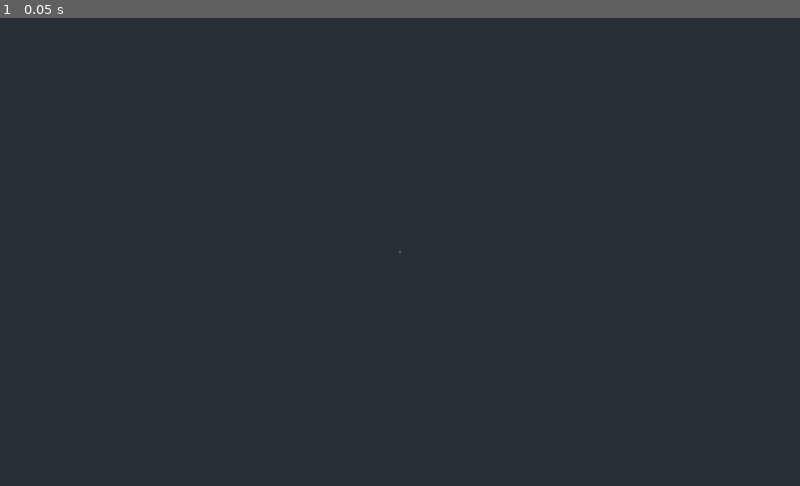
Above: before the commit, frame 1.
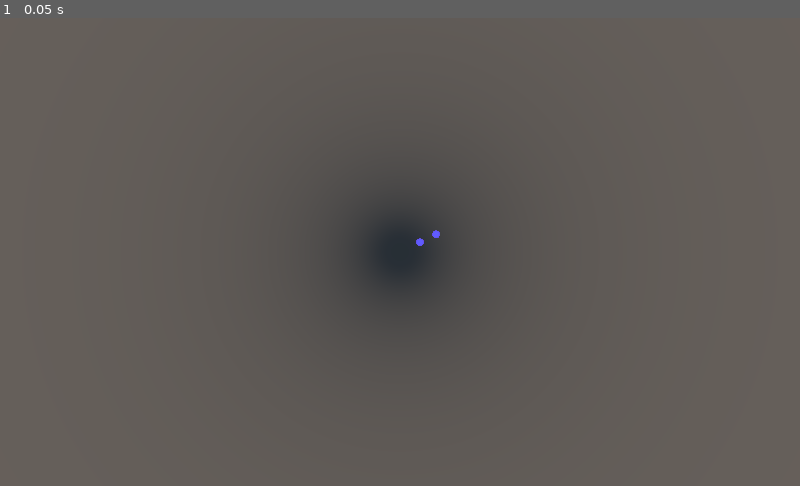
Above: after the commit, the same moment.

Repository: janmagtoast/Godot_Custom_Area_based_CD
Game: Godot game, scene res://notwritingwholecollisionsystem.tscn
Two runs of this game, one before a commit and one after it. Both use one fixed random seed, a clock stepped at 60 frames per second and the inputs below.
Inputs:
- Up to frame 1 (0.05 s): no input

The runs differ from the first frame. In frame 1, 98% of the frame differs, in the area x 0-100%, y 0-100%.
Error before the commit: Parse Error: Expected indented block after "for". (res://notwritingwholecd.gd:37)

Commit message:
wanted to push

Diff:
--- a/Pointer.tscn
+++ b/Pointer.tscn
@@ -13,7 +13,6 @@
 emission_on_uv2 = false
 
 [node name="Pointer" type="MeshInstance"]
-visible = false
 layers = 2147483649
 mesh = SubResource( 1 )
 material/0 = SubResource( 2 )
--- a/notwritingwholecd.gd
+++ b/notwritingwholecd.gd
@@ -4,17 +4,17 @@
 
 export var inputVelocity = Vector3()
 
-var x = 0
+var x = 2.5
 var y = 0
 
 
-func _input(event):
-	x = -Input.get_action_strength("ui_left") + Input.get_action_strength("ui_right")
-	y = -Input.get_action_strength("ui_up") + Input.get_action_strength("ui_down")
+#func _input(event):
+	#x = -Input.get_action_strength("ui_left") + Input.get_action_strength("ui_right")
+	#y = -Input.get_action_strength("ui_up") + Input.get_action_strength("ui_down")
 
 func _process(delta):
 	inputVelocity = Vector3(x,0,y) * delta * 5
-
+	x = 0
 	if inputVelocity != Vector3():
 		var colShape = $CollisionShape
 		var shape = colShape.get_shape()
@@ -22,16 +22,26 @@
 		shapeQuery.set_shape(shape)
 		shapeQuery.set_transform(colShape.global_transform)
 		var moveFraction = spaceState.cast_motion(shapeQuery,inputVelocity)
-		global_transform.origin += inputVelocity*moveFraction[1]
-		if moveFraction[1] != 1:
-			global_transform.origin += inputVelocity.normalized()*shape.get_radius()
-		var remainder = inputVelocity*(1-moveFraction[1])
+		#global_transform.origin += inputVelocity#*moveFraction[1]
+		#if moveFraction[1] != 1:
+			#global_transform.origin += inputVelocity.normalized()*shape.get_radius()*0.5
+		#var remainder = inputVelocity*(1-moveFraction[1])
+
 		for i in 1:
+			delete_children($PointerStore)
 			shapeQuery.set_transform(colShape.global_transform)
 			var intersections = spaceState.collide_shape(shapeQuery,32)
 
-			#for debug purposes
+			if intersections:
+				#for debug purposes
+				var pointer = preload("res://Pointer.tscn")
+				for p in intersections.size():
+					$PointerStore.add_child(pointer.instance())
+					$PointerStore.get_child(p).transform.origin = intersections[p]
+				print(intersections)
 
-			for p in intersections.size():
 
-			print(intersections)
+static func delete_children(node):
+	for n in node.get_children():
+		node.remove_child(n)
+		n.queue_free()
--- a/notwritingwholecollisionsystem.tscn
+++ b/notwritingwholecollisionsystem.tscn
@@ -1,9 +1,10 @@
 [gd_scene load_steps=5 format=2]
 
 [ext_resource path="res://notwritingwholecd.gd" type="Script" id=1]
-[ext_resource path="res://Pointer.tscn" type="PackedScene" id=2]
+[ext_resource path="res://untitled.tscn" type="PackedScene" id=2]
 
 [sub_resource type="CylinderShape" id=1]
+height = 4.25637
 
 [sub_resource type="BoxShape" id=2]
 
@@ -16,13 +17,30 @@
 [node name="CollisionShape" type="CollisionShape" parent="Area"]
 shape = SubResource( 1 )
 
-[node name="Pointer" parent="Area" instance=ExtResource( 2 )]
+[node name="PointerStore" type="Spatial" parent="Area"]
+
+[node name="StaticBody2" type="StaticBody" parent="Area"]
+transform = Transform( 0.442304, 0, -0.896865, 0, 1, 0, 0.896865, 0, 0.442304, 1.73226, 0, 0 )
+
+[node name="CollisionShape" type="CollisionShape" parent="Area/StaticBody2"]
+shape = SubResource( 2 )
 
 [node name="StaticBody" type="StaticBody" parent="."]
-transform = Transform( 1, 0, 0, 0, 1, 0, 0, 0, 1, 4, 0, 0 )
+transform = Transform( 0.987576, 0, -0.157141, 0, 1, 0, 0.157141, 0, 0.987576, 10.3035, 0, 0 )
 
 [node name="CollisionShape" type="CollisionShape" parent="StaticBody"]
 shape = SubResource( 2 )
 
+[node name="untitled" parent="." instance=ExtResource( 2 )]
+transform = Transform( 5, 0, 0, 0, 5, 0, 0, 0, 5, 15.9944, 4.44489, 0 )
+
 [node name="Camera" type="Camera" parent="."]
-transform = Transform( 1, 0, 0, 0, -1.62921e-07, 1, 0, -1, -1.62921e-07, 0, 10.001, 0 )
+transform = Transform( 1, 0, 0, 0, 1, 0, 0, 0, 1, 0, 0, 14.0105 )
+projection = 1
+size = 11.6637
+
+[node name="Camera2" type="Camera" parent="."]
+transform = Transform( 1, 0, 0, 0, -1.62921e-07, 1, 0, -1, -1.62921e-07, 0, 13.9421, 0 )
+projection = 1
+current = true
+size = 11.6637
--- a/project.godot
+++ b/project.godot
@@ -7,11 +7,6 @@
 ;   param=value ; assign values to parameters
 
 config_version=4
-
-_global_script_classes=[  ]
-_global_script_class_icons={
-
-}
 
 [application]
 
